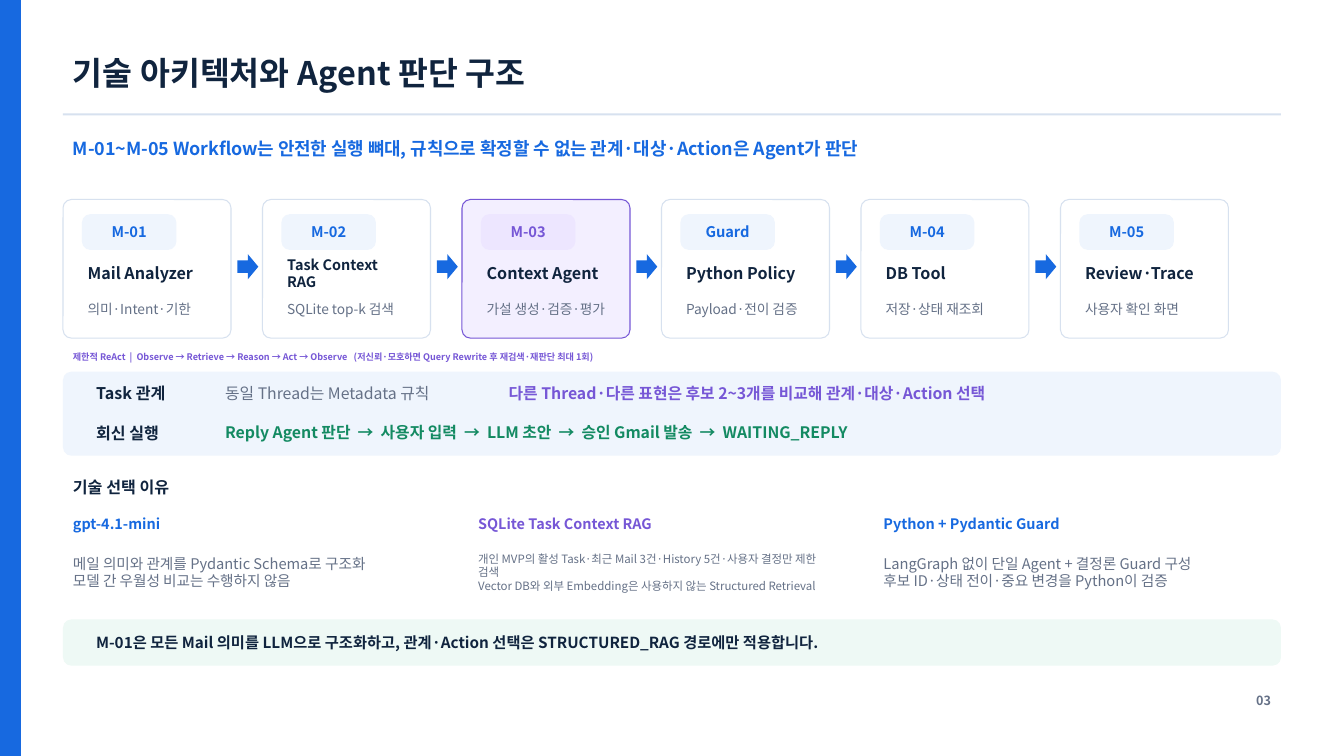
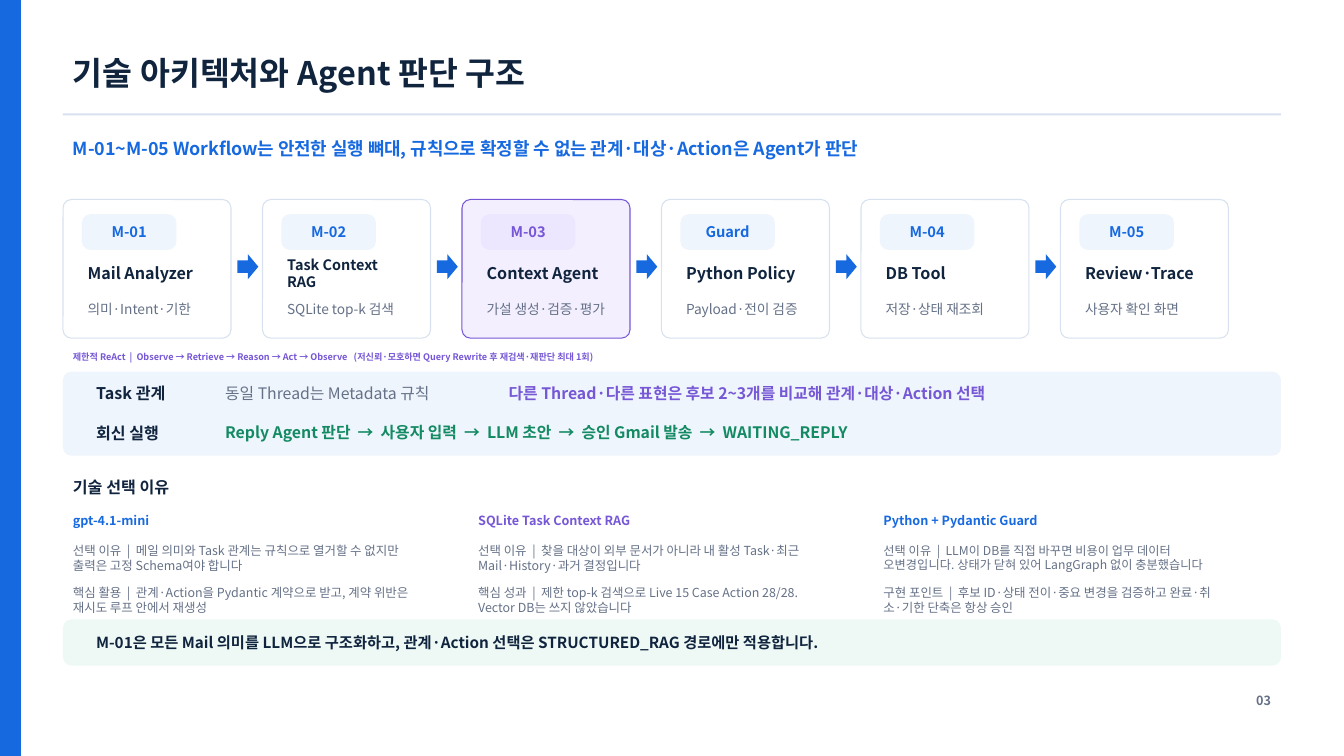
Before and after one commit to 100aniv/mailtaskagent, a slide deck: slide 3 of Docs/PRESENTATION/2. 최종/09285_백준현_AI_Master_최종발표자료_v12.pptx. Drawn at 1344x756 pixels with LibreOffice and Linux fonts; fonts in the diff are those of the drawing. Boxes give left, top, right and bottom in pixels: in the first picture for what was removed or moved away, otherwise in the second. Text is boxed around its words. In the diff, an @@ line names an element or a change of style, - is before the commit and + after.

```diff
--- a/Docs/PRESENTATION/2. 최종/09285_백준현_AI_Master_최종발표자료_v12.pptx
+++ b/Docs/PRESENTATION/2. 최종/09285_백준현_AI_Master_최종발표자료_v12.pptx
@@ size 10.2 to 9 pt in 3 elements at [73,515,149,528], [478,515,631,528], [883,515,1037,528] @@
@@ text at [73,544,398,571]: text changed; size 10.5 to 8.9 pt @@
-메일 의미와 관계를 Pydantic Schema로 구조화
-모델 간 우월성 비교는 수행하지 않음
+선택 이유 | 메일 의미와 Task 관계는 규칙으로 열거할 수 없지만 출력은 고정 Schema여야 합니다
@@ text at [478,544,800,573]: text changed; size 8.1 to 8.9 pt @@
-개인 MVP의 활성 Task·최근 Mail 3건·History 5건·사용자 결정만 제한 검색
-Vector DB와 외부 Embedding은 사용하지 않는 Structured Retrieval
+선택 이유 | 찾을 대상이 외부 문서가 아니라 내 활성 Task·최근 Mail·History·과거 결정입니다
@@ text added at [883,545,1203,572], 8.7 pt, text #657187 @@
+선택 이유 | LLM이 DB를 직접 바꾸면 비용이 업무 데이터 오변경입니다. 상태가 닫혀 있어 LangGraph 없이 충분했습니다
@@ text added at [73,586,408,613], 8.9 pt, text #657187 @@
+핵심 활용 | 관계·Action을 Pydantic 계약으로 받고, 계약 위반은 재시도 루프 안에서 재생성
@@ text added at [478,586,798,613], 8.9 pt, text #657187 @@
+핵심 성과 | 제한 top-k 검색으로 Live 15 Case Action 28/28. Vector DB는 쓰지 않았습니다
@@ text at [883,586,1211,613]: text changed; size 10.5 to 8.9 pt @@
-LangGraph 없이 단일 Agent + 결정론 Guard 구성
-후보 ID·상태 전이·중요 변경을 Python이 검증
+구현 포인트 | 후보 ID·상태 전이·중요 변경을 검증하고 완료·취소·기한 단축은 항상 승인
```
Also in this commit, not shown: 2 other slides changed, 9 other files.
